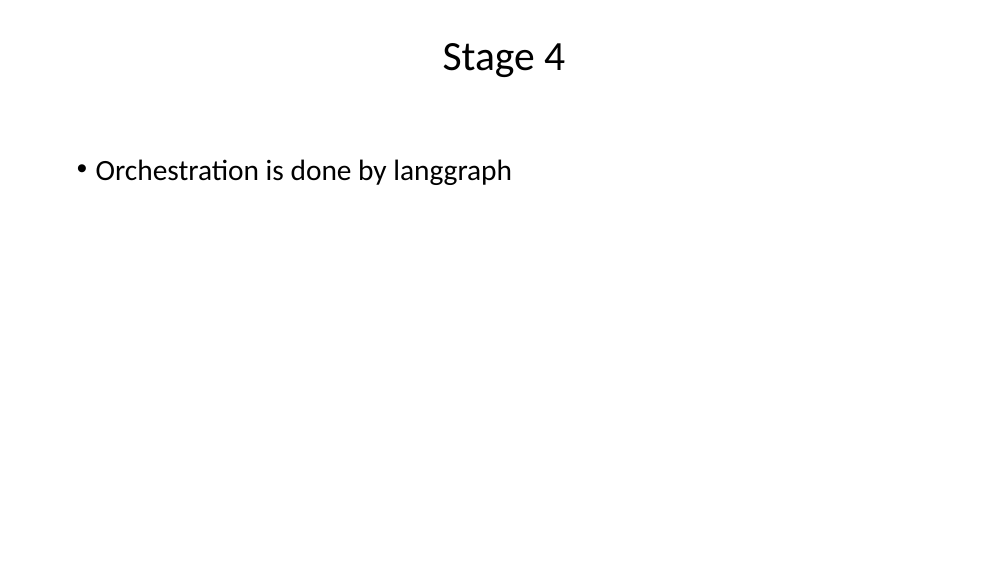
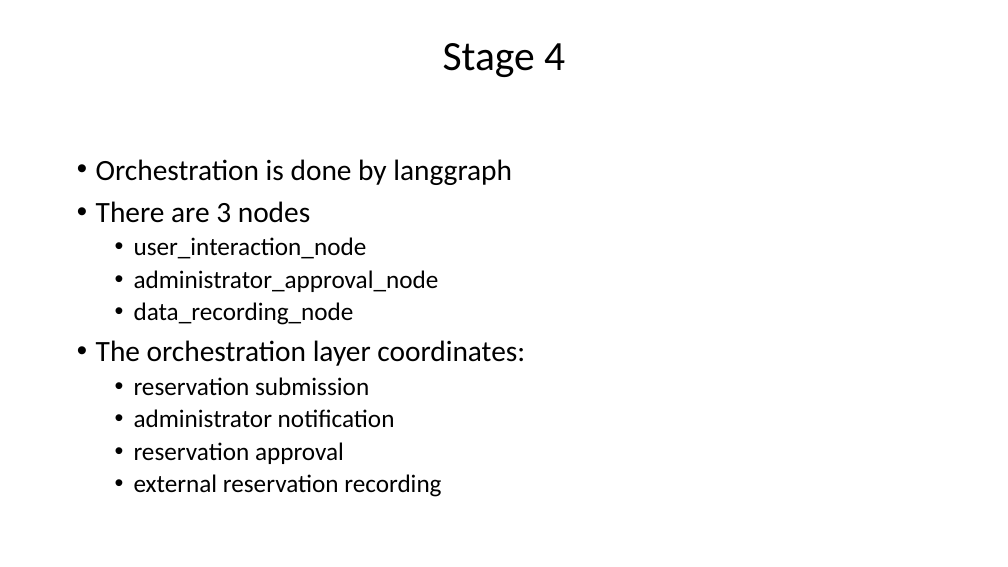
Before and after one commit to devtpc/parking-chatbot, a slide deck: slide 14 of artifacts/DeckChatbot.pptx. Drawn at 1008x567 pixels with LibreOffice and Linux fonts; fonts in the diff are those of the drawing. Boxes give left, top, right and bottom in pixels: in the first picture for what was removed or moved away, otherwise in the second. Text is boxed around its words. In the diff, an @@ line names an element or a change of style, - is before the commit and + after.

```diff
--- a/artifacts/DeckChatbot.pptx
+++ b/artifacts/DeckChatbot.pptx
@@ text at box(96, 201, 525, 497): paragraphs added @@
+• There are 3 nodes
+  • user_interaction_node
+  • administrator_approval_node
+  • data_recording_node
+• The orchestration layer coordinates:
+  • reservation submission
+  • administrator notification
+  • reservation approval
+  • external reservation recording
```
Also in this commit, not shown: 3 other slides changed, 3 other files.
